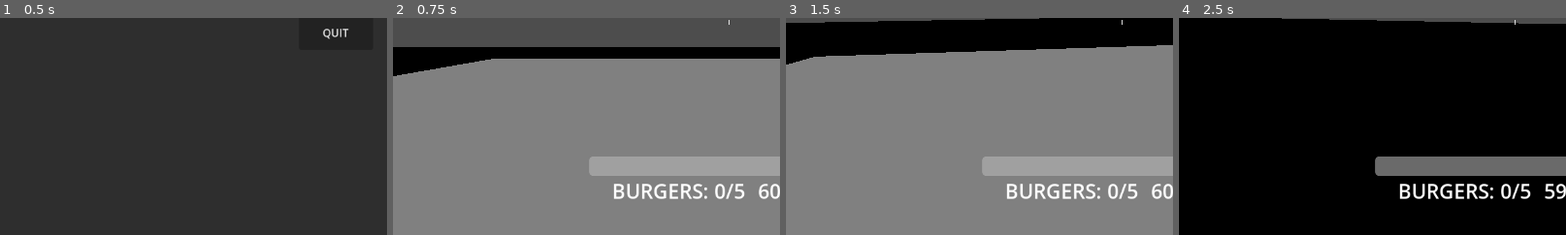
Above: before the commit, frames 1-4 (left to right).
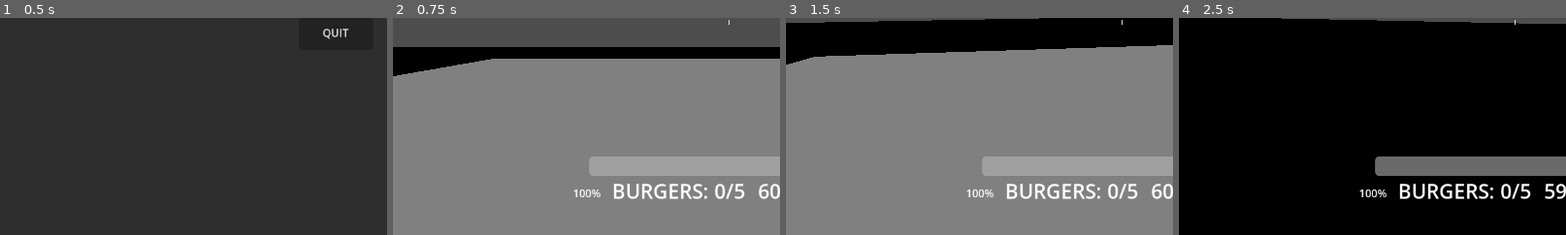
Above: after the commit, the same moments.

Repository: Gablinski/Foren
Game: Godot game, scene res://main_menu.tscn
Same seed, same stepped clock (60 frames per second), same inputs: the game is played once before the commit and once after it. The project has no main scene, so this scene is started directly.
Inputs (mouse positions are % of the whole screen's width and height, from its top left):
- Up to frame 1 (0.5 s): no input
- Up to frame 2 (0.75 s): click "START" at 0.5 s
- Up to frame 3 (1.5 s): tap Enter at 1.25 s; move the mouse to (55, 50) at 1.27 s; hold W (move_forward) from 1.28 s (still down); hold Space (jump) from 1.28 s (still down)
- Up to frame 4 (2.5 s): keep holding W (move_forward); move the mouse to (45, 50) at 2.02 s; release Space (jump) at 2.03 s; tap Q (dash) at 2.1 s; tap Space (jump) at 2.27, 2.3 s
The pictures show only the part of the screen within x 7-57%, y 50-100%; the shares and areas given below are measured in that part.

Frame 1 is identical in both runs. In frame 2, 0.1% of the frame differs, in the area x 46-54%, y 79-83%; in frame 3, 0.1%; in frame 4, 0.2%.

Commit message:
ladder physics thang v1

Diff:
--- /dev/null
+++ b/ladder.gd
@@ -0,0 +1,13 @@
+extends Area3D
+
+func _ready() -> void:
+	body_entered.connect(_on_body_entered)
+	body_exited.connect(_on_body_exited)
+
+func _on_body_entered(body: Node3D) -> void:
+	if body.has_method("enter_ladder"):
+		body.enter_ladder(global_transform)
+
+func _on_body_exited(body: Node3D) -> void:
+	if body.has_method("exit_ladder"):
+		body.exit_ladder()
--- /dev/null
+++ b/ladder.tscn
@@ -0,0 +1,19 @@
+[gd_scene format=3 uid="uid://bn81pe6726mrv"]
+
+[ext_resource type="Script" uid="uid://bgnrmon7irmcg" path="res://ladder.gd" id="1_cq4ai"]
+
+[sub_resource type="BoxShape3D" id="BoxShape3D_efw3x"]
+size = Vector3(1.05, 60, 1.05)
+
+[sub_resource type="BoxMesh" id="BoxMesh_lqhsa"]
+size = Vector3(1, 60, 1)
+
+[node name="Ladder" type="Area3D" unique_id=1926364976]
+script = ExtResource("1_cq4ai")
+
+[node name="CollisionShape3D" type="CollisionShape3D" parent="." unique_id=207189274]
+transform = Transform3D(1, -8.720822e-06, 1.1678532e-05, 8.720822e-06, 1, -9.600864e-06, -1.1678532e-05, 9.600864e-06, 1, -0.0023145676, 0.01156044, -0.0018310547)
+shape = SubResource("BoxShape3D_efw3x")
+
+[node name="MeshInstance3D" type="MeshInstance3D" parent="." unique_id=1297464629]
+mesh = SubResource("BoxMesh_lqhsa")
--- a/node_3d.tscn
+++ b/node_3d.tscn
@@ -6,6 +6,7 @@
 [ext_resource type="Script" uid="uid://c3tldjwrcb7ot" path="res://level_manager.gd" id="5_4arys"]
 [ext_resource type="Script" uid="uid://qcq60aetsacd" path="res://game_manager.gd" id="5_i5arm"]
 [ext_resource type="Script" uid="uid://y62hmxvcic30" path="res://hud.gd" id="6_wc5p8"]
+[ext_resource type="PackedScene" uid="uid://bn81pe6726mrv" path="res://ladder.tscn" id="7_6iypd"]
 [ext_resource type="Script" uid="uid://re16kidftmvc" path="res://win_lose_green.gd" id="7_jsk3o"]
 [ext_resource type="PackedScene" uid="uid://0pusmkcmxmh" path="res://rising_platform.tscn" id="8_4arys"]
 [ext_resource type="Script" uid="uid://rtfm16fkr3ux" path="res://pause_menu.gd" id="8_6iypd"]
@@ -52,6 +53,9 @@
 [node name="Floor (test)7" parent="TestingObjects" unique_id=1270351707 groups=["platform_burger_01"] instance=ExtResource("1_r3fl7")]
 transform = Transform3D(0.19999234, -0.0016318586, 0.00062320376, 0.0016236505, 0.19997653, 0.0025926041, -0.00064428645, -0.0025874455, 0.19998215, -6.147586, 4.5428343, 47.435623)
 visible = false
+
+[node name="Ladder" parent="TestingObjects" unique_id=1926364976 instance=ExtResource("7_6iypd")]
+transform = Transform3D(1, 0, 0, 0, 1, 0, 0, 0, 1, 8.906874, 2.6062932, 5.4734564)
 
 [node name="burger_pickup" parent="TestingObjects" unique_id=461418647 groups=["burger_pickup", "platform_burger_01"] instance=ExtResource("3_4arys")]
 transform = Transform3D(1, 0, 0, 0, 1, 0, 0, 0, 1, 0, 0.5247011, 8.935295)
@@ -107,6 +111,7 @@
 offset_top = 574.0
 offset_right = 384.0
 offset_bottom = 597.0
+text = "100%"
 
 [node name="DamageFlash" type="ColorRect" parent="HUD" unique_id=1478104149]
 anchors_preset = 15
--- a/player.gd
+++ b/player.gd
@@ -24,6 +24,11 @@
 @export var dash_duration    : float = 0.16
 @export var dash_cooldown    : float = 0.5
 
+## Ladder
+@export var climb_speed      : float = 5.0
+@export var climb_boost      : float = 9.0   # speed when jumping while climbing
+@export var dismount_force   : float = 6.0   # force when jumping off sideways
+
 ## Mouse look
 @export var mouse_sensitivity : float = 0.18
 @export var pitch_clamp       : float = 88.0
@@ -63,6 +68,10 @@
 var _yaw   : float = 0.0
 var _pitch : float = 0.0
 
+# Ladder state
+var _on_ladder       : bool      = false
+var _ladder_transform : Transform3D = Transform3D()
+
 
 # ─────────────────────────────────────────────
 #  READY
@@ -71,6 +80,18 @@
 	Input.mouse_mode = Input.MOUSE_MODE_CAPTURED
 	_jump_vel   = sqrt(2.0 * (_gravity * gravity_scale) * jump_height)
 	_cam_base_y = camera_rig.position.y
+
+
+# ─────────────────────────────────────────────
+#  LADDER INTERFACE
+# ─────────────────────────────────────────────
+func enter_ladder(ladder_xform: Transform3D) -> void:
+	_on_ladder       = true
+	_ladder_transform = ladder_xform
+	velocity         = Vector3.ZERO
+
+func exit_ladder() -> void:
+	_on_ladder = false
 
 
 # ─────────────────────────────────────────────
@@ -92,6 +113,11 @@
 #  PHYSICS PROCESS
 # ─────────────────────────────────────────────
 func _physics_process(delta: float) -> void:
+	if _on_ladder:
+		_handle_ladder(delta)
+		move_and_slide()
+		return
+
 	var grounded := is_on_floor()
 
 	# ── Timers ──────────────────────────────
@@ -148,8 +174,39 @@
 
 
 # ─────────────────────────────────────────────
-#  MOVEMENT
-# ─────────────────────────────────────────────
+#  LADDER MOVEMENT
+# ─────────────────────────────────────────────
+func _handle_ladder(_delta: float) -> void:
+	var vertical   := Input.get_axis("move_back", "move_forward")   # W = up, S = down
+	var jump_just  := Input.is_action_just_pressed("jump")
+
+	# Dismount — jump while pressing a sideways/back direction
+	var lateral := Vector3(
+		Input.get_axis("move_left", "move_right"),
+		0.0,
+		Input.get_axis("move_forward", "move_back")
+	)
+	# If jumping while NOT pressing W (forward), dismount
+	if jump_just and lateral.length_squared() > 0.1 and not Input.is_action_pressed("move_forward"):
+		_on_ladder = false
+		# Launch in the direction the player is facing laterally
+		var launch := (transform.basis * lateral).normalized()
+		launch.y   = 0.4
+		velocity   = launch * dismount_force
+		return
+
+	# Boost jump — W + space while on ladder
+	if jump_just and Input.is_action_pressed("move_forward"):
+		velocity.y = climb_boost
+		velocity.x = 0.0
+		velocity.z = 0.0
+		return
+
+	# Normal climb — W moves up, S moves down, nothing = hang
+	velocity.x = 0.0
+	velocity.z = 0.0
+	velocity.y = vertical * climb_speed
+
 func _handle_movement(delta: float, grounded: bool) -> void:
 	var wish_dir := Vector3.ZERO
 	wish_dir.x = Input.get_axis("move_left",    "move_right")
@@ -205,7 +262,6 @@
 		_dash_timer    = dash_duration
 		_dash_cd_timer = dash_cooldown
 
-
 # ─────────────────────────────────────────────
 #  HEAD-BOB
 # ─────────────────────────────────────────────
Not shown, added: ladder.gd.uid
